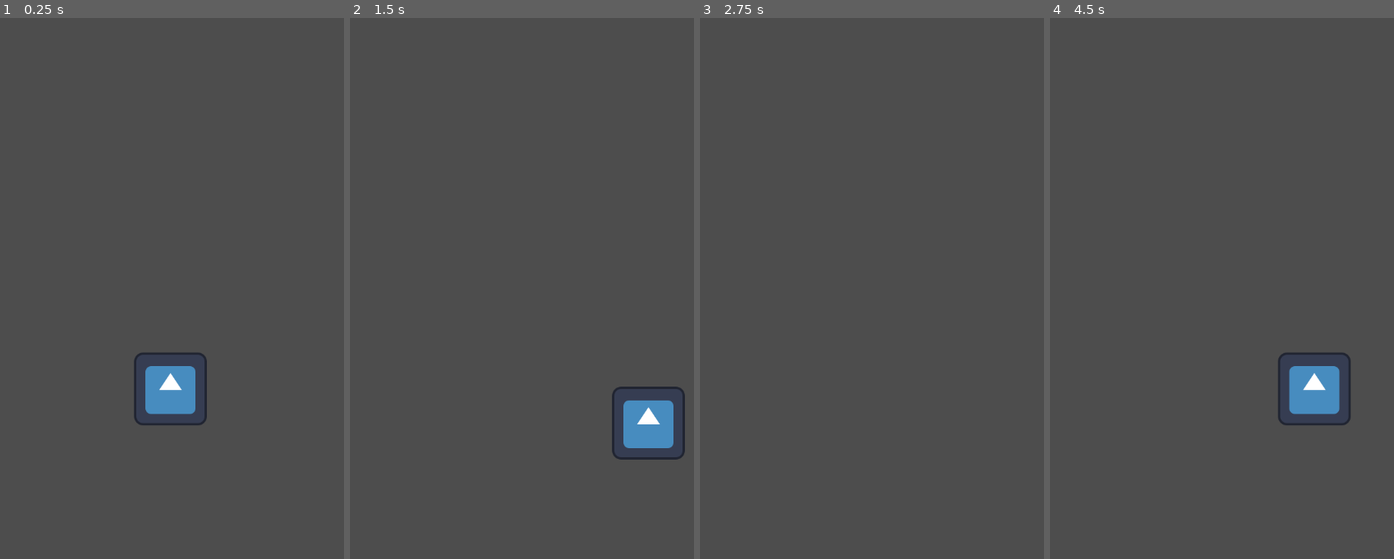
Above: before the commit, frames 1-4 (left to right).
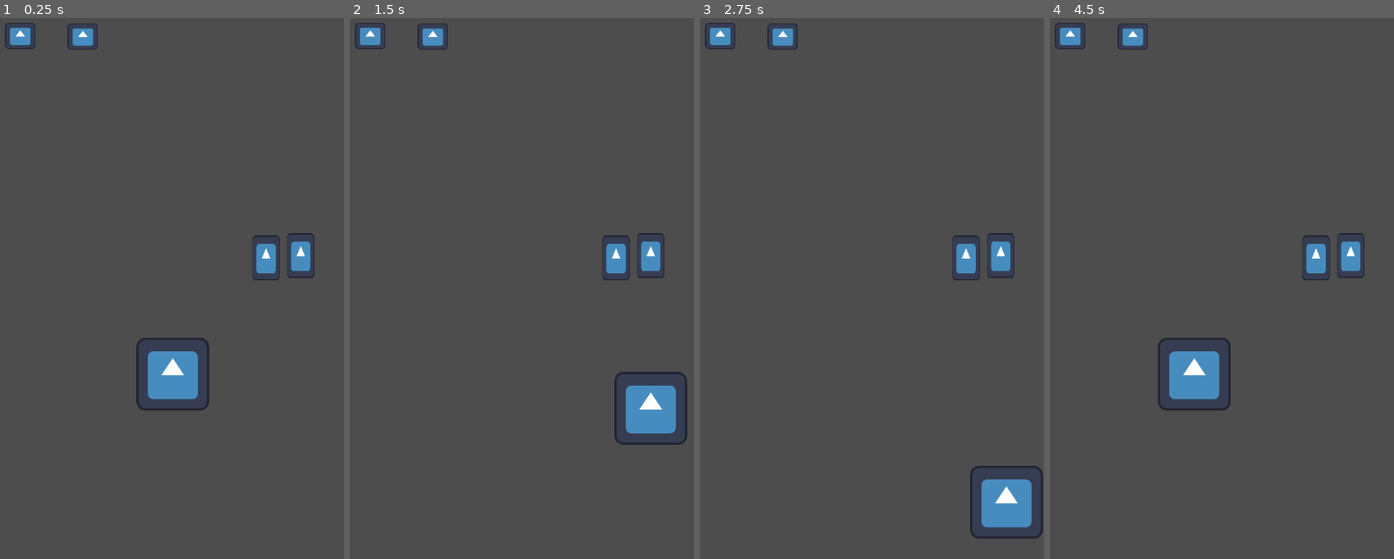
Above: after the commit, the same moments.

Repository: 1he0ne/FuelBurningII
Game: Godot game, scene res://level/level.tscn
The game is run twice, just before and just after one commit, with the same random seed, the same clock (stepped at 60 frames per second) and the same inputs. The engine's default icon, where the game draws it, is replaced by a stand-in: a white triangle on a blue panel in a dark square.
Inputs:
- Up to frame 1 (0.25 s): no input
- Up to frame 2 (1.5 s): tap Enter at 0.5 s; hold Right (ui_right) 0.53-1.28 s; hold Down (ui_down) from 1.28 s (still down)
- Up to frame 3 (2.75 s): release Down (ui_down) at 2.03 s; hold Right (ui_right) from 2.03 s (still down)
- Up to frame 4 (4.5 s): release Right (ui_right) at 2.78 s; hold Up (ui_up) 2.78-3.53 s; hold Left (ui_left) from 3.53 s (still down)

The runs differ from the first frame. In frame 1, 2.9% of the frame differs, in the area x 1-92%, y 0-76%; in frame 2, 2.9%; in frame 3, 3.0%; in frame 4, 4.7%.

Commit message:
added character movement boundaries

Diff:
--- a/character/character.gd
+++ b/character/character.gd
@@ -6,6 +6,23 @@
 
 const SPEED = 300.0
 
+var character_world_position: float = 0.0
+
+var camRef:Camera2D
+
+# how far above camera 0 the camera follows the player
+#const cam_y_threshold = -1000
+const upper_threshold = 600
+
+# how far below camera 0 the player can't move back anymore
+const lower_threshold = 1080
+
+# how far the player may use left/right
+const left_threshold = 70
+const right_threshold = 580
+
+func _ready():
+	camRef = %CharacterCamera
 
 func _physics_process(_delta):
 	# Get the input direction and handle the movement/deceleration.
@@ -13,13 +30,21 @@
 	var direction = Vector2(Input.get_axis("ui_left", "ui_right"),
 		Input.get_axis("ui_up", "ui_down") )
 
-	if direction:
-		velocity = direction * SPEED
-	else:
-		velocity = Vector2.ZERO
+	var cam_offset_position = camRef.position.y
+
+	# update the camera, if the player moves up (but don't move it back down ever)
+	if position.y < cam_offset_position+upper_threshold:
+		camRef.position.y = position.y-upper_threshold
+
+	velocity = direction * SPEED
+
+	if direction.y > 0 && (position.y - cam_offset_position > lower_threshold):
+		velocity.y = 0
+
+	if (direction.x < 0 && position.x < left_threshold) || (direction.x > 0 && position.x > right_threshold) :
+		velocity.x = 0
+
+	# print("Cam: %s | Player: %s" % [cam_offset_position, position.y])
+	print(position.x) #582, 72
 
 	var _collisions = move_and_slide()
-
-#print("player knows they entered") #why player would want to know???
-func _on_area_2d_area_entered(_area):
-	pass
--- a/game_state/timer.gd
+++ b/game_state/timer.gd
@@ -26,7 +26,7 @@
 	pass # Replace with function body.
 
 
-func _physics_process(delta):
+func _physics_process(_delta):
 	# if we have pause frames, don't tick down the regular frames
 	if pause_frames_left > 0:
 		pause_frames_left = pause_frames_left - 1
--- a/level/level.tscn
+++ b/level/level.tscn
@@ -1,8 +1,37 @@
-[gd_scene load_steps=2 format=3 uid="uid://bdkdlt0pakrd7"]
+[gd_scene load_steps=3 format=3 uid="uid://bdkdlt0pakrd7"]
 
 [ext_resource type="PackedScene" uid="uid://bw6tylxvq44yt" path="res://character/character.tscn" id="1_iaj0p"]
+[ext_resource type="Texture2D" uid="uid://d1cndmld61k4q" path="res://icon.svg" id="2_u0rdm"]
 
 [node name="Level" type="Node"]
 
+[node name="CharacterCamera" type="Camera2D" parent="."]
+unique_name_in_owner = true
+anchor_mode = 0
+limit_top = -1000000
+limit_smoothed = true
+
 [node name="CharacterBody2D" parent="." instance=ExtResource("1_iaj0p")]
-position = Vector2(343, 702)
+position = Vector2(347, 676)
+
+[node name="Node" type="Node" parent="."]
+
+[node name="object" type="Sprite2D" parent="Node"]
+position = Vector2(79, 82)
+scale = Vector2(0.414063, 0.359375)
+texture = ExtResource("2_u0rdm")
+
+[node name="object2" type="Sprite2D" parent="Node"]
+position = Vector2(189, 83)
+scale = Vector2(0.414063, 0.359375)
+texture = ExtResource("2_u0rdm")
+
+[node name="object3" type="Sprite2D" parent="Node"]
+position = Vector2(572, 468)
+scale = Vector2(0.378906, 0.617187)
+texture = ExtResource("2_u0rdm")
+
+[node name="object4" type="Sprite2D" parent="Node"]
+position = Vector2(511, 472)
+scale = Vector2(0.378906, 0.617187)
+texture = ExtResource("2_u0rdm")
